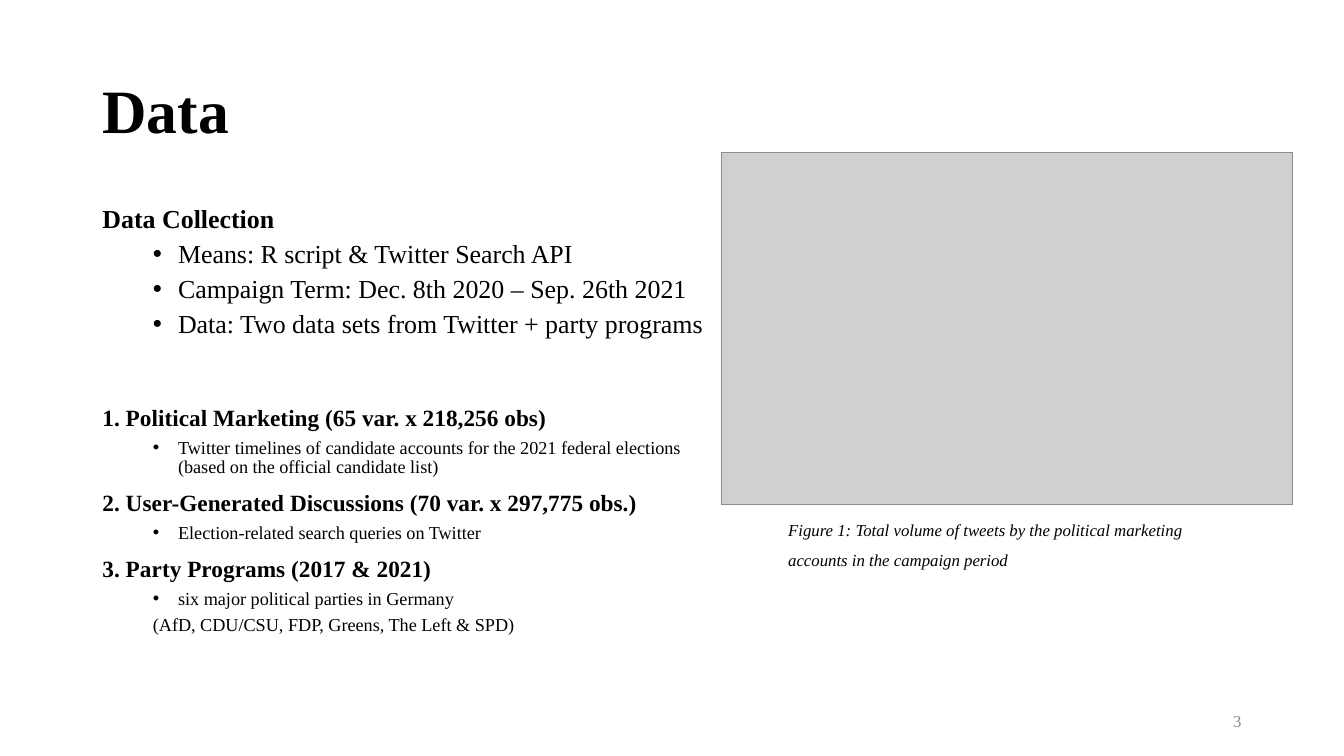
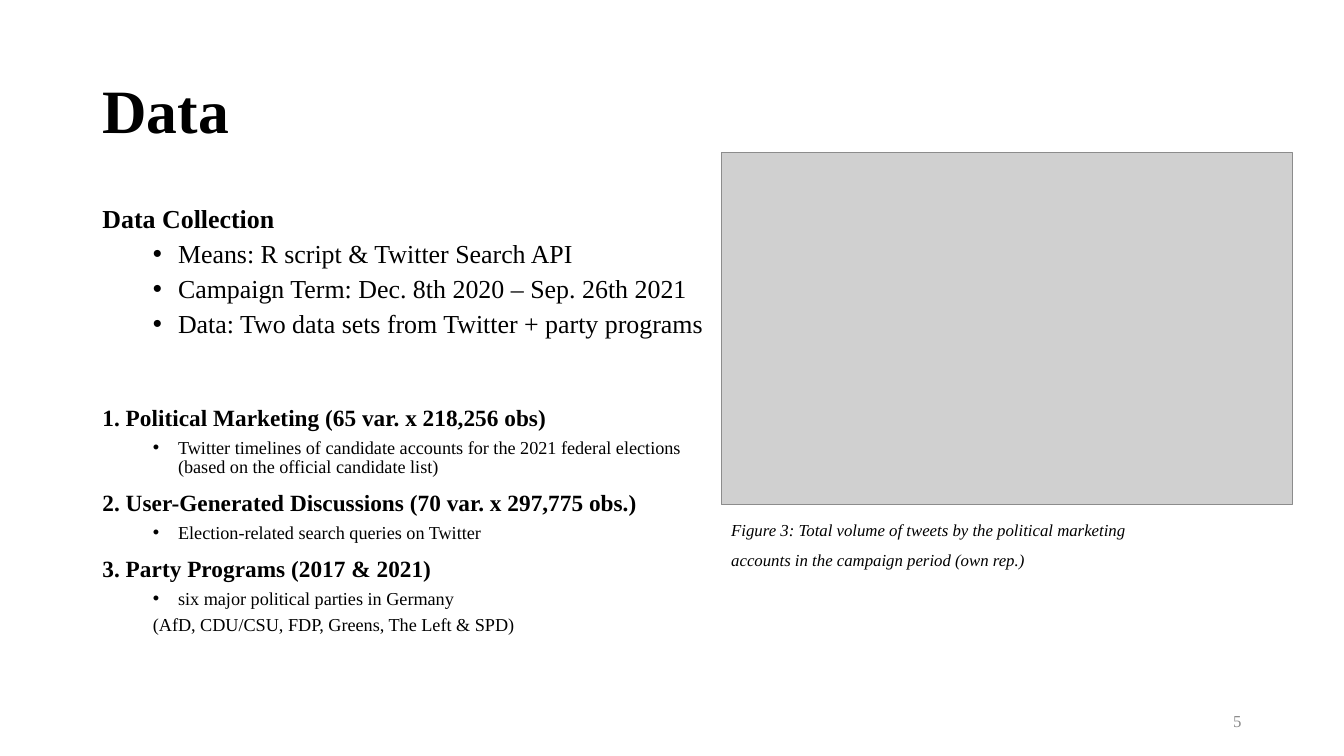
Before and after one commit to philippklaeger/Gaining-The-Competitive-Edge, a slide deck: slide 5 of thesis/Short Presentation.pptx (slide 3 before the commit). Drawn at 1344x756 pixels with LibreOffice and Linux fonts; fonts in the diff are those of the drawing; grey boxes stand for pictures. Boxes give left, top, right and bottom in pixels: in the first picture for what was removed or moved away, otherwise in the second. Text is boxed around its words. In the diff, an @@ line names an element or a change of style, - is before the commit and + after.

```diff
--- a/thesis/Short Presentation.pptx
+++ b/thesis/Short Presentation.pptx
@@ text at [731,524,1125,570]: text changed @@
-Figure 1: Total volume of tweets by the political marketing
-accounts in the campaign period
+Figure 3: Total volume of tweets by the political marketing
+accounts in the campaign period (own rep.)
@@ page number at [1233,716,1241,727]: text changed @@
-3
+5
```
Also in this commit, not shown: 4 other slides changed, 4 slides added, 2 other files.
